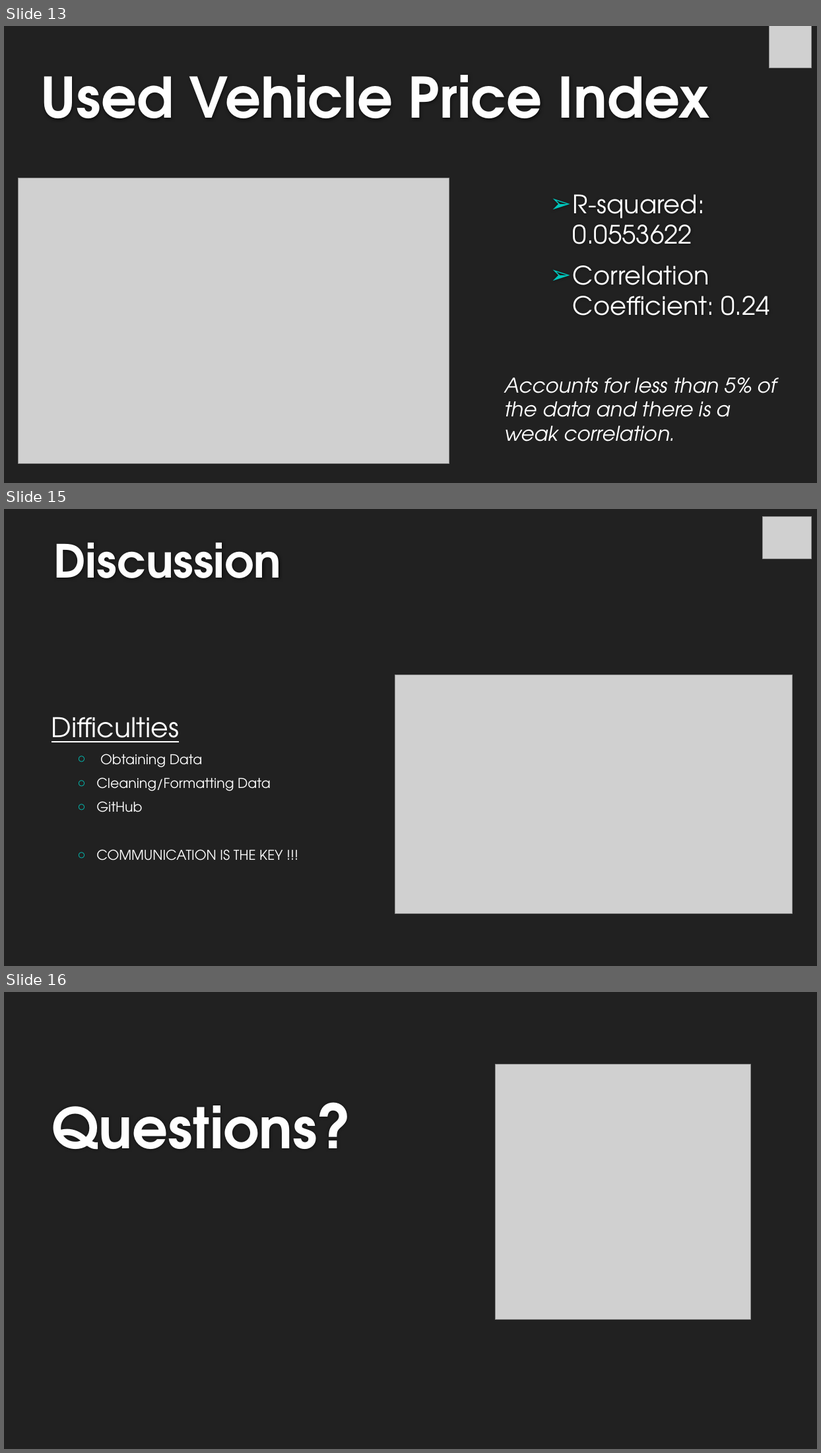
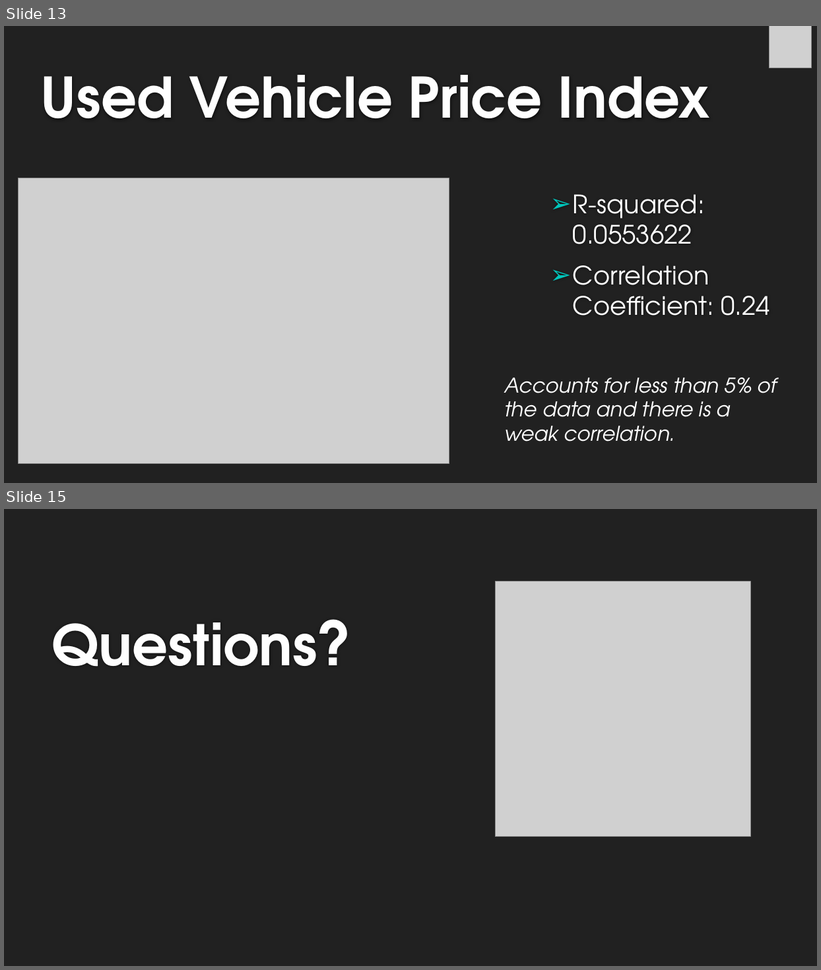
Before and after one commit to michelleherman13/auto-sales, a slide deck: Presentation/Auto_sales_final.pptx. Shown one above the other, each under a label of ours: slides 13, 15 and 16 before the commit, slides 13 and 15 after it; the slides between them are not shown. The pictures are 821x1453 and 821x970 pixels, drawn with LibreOffice and Linux fonts; fonts in the diff are those of the drawing; grey boxes stand for pictures; background and template pictures are left out. Boxes give left, top, right and bottom in pixels: in the first picture for what was removed or moved away, otherwise in the second. Text is boxed around its words. In the diff, an @@ line names an element or a change of style, - is before the commit and + after.

```diff
--- a/Presentation/Auto_sales_final.pptx
+++ b/Presentation/Auto_sales_final.pptx
@@ slide 15 removed at (4,509,817,966), background #212121 @@
@@ picture removed at (763,517,812,559) @@
@@ title removed at (54,543,281,578) @@
-Discussion
@@ picture removed at (395,675,793,914) @@
@@ text removed at (52,717,283,861) @@
-Difficulties
-  ○ Obtaining Data
-  ○ Cleaning/Formatting Data
-  ○ GitHub
-  ○ COMMUNICATION IS THE KEY !!!
@@ what was slide 16 is now slide 15 @@
```
Also in this commit, not shown: 1 slide changed, 1 other file.
